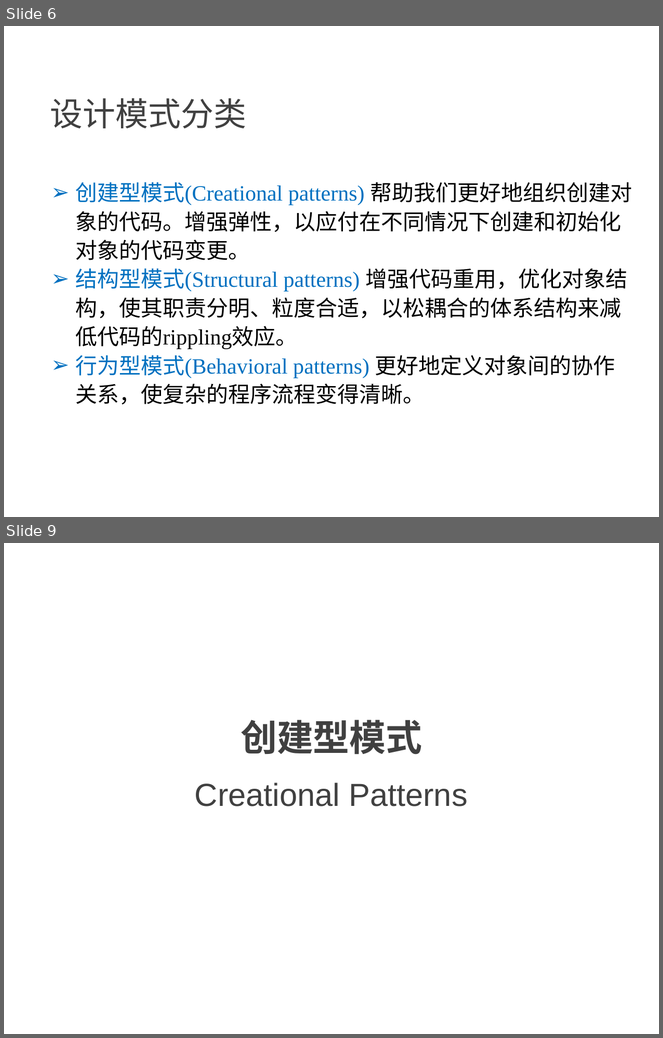
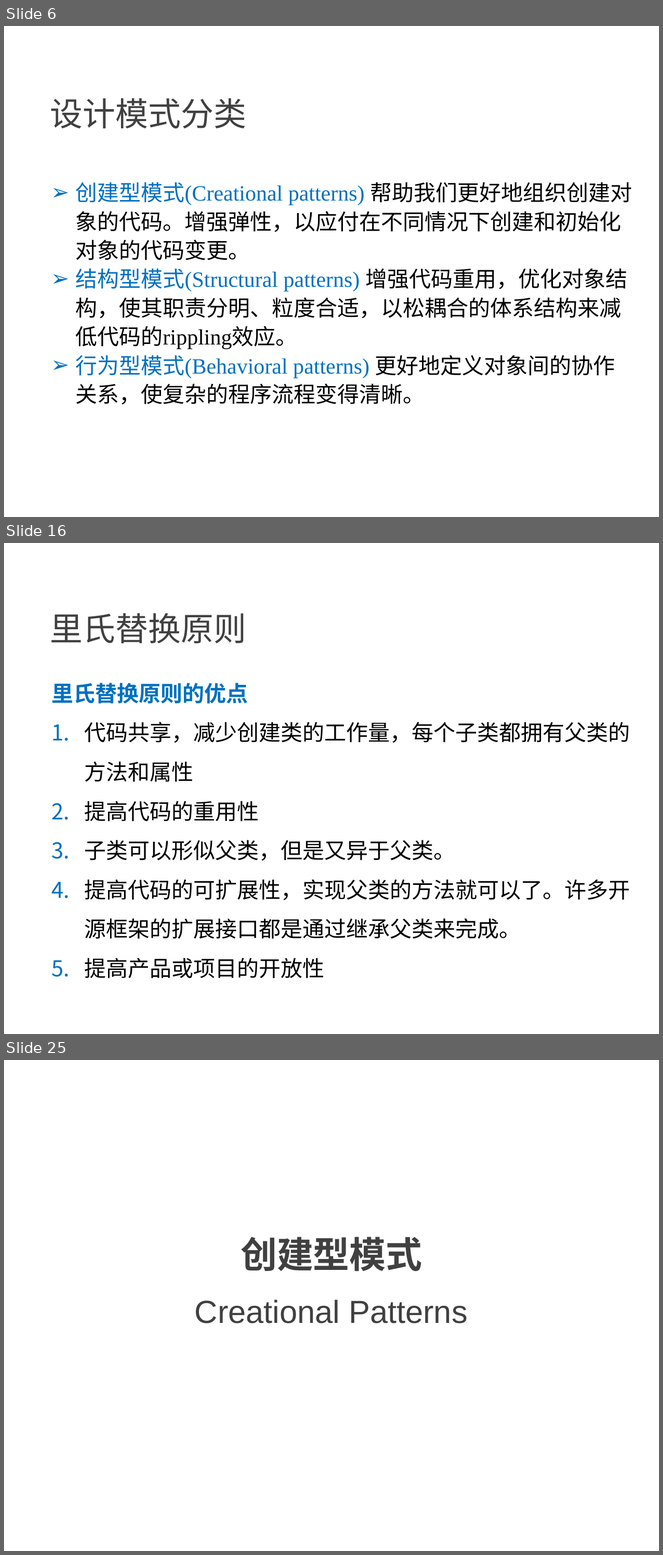
Before and after one commit to NewGr8Player/My-PPT, a slide deck: Design pattern/23种设计模式详解.pptx. Shown one above the other, each under a label of ours: slides 6 and 9 before the commit, slides 6, 16 and 25 after it; the slides between them are not shown. The pictures are 663x1038 and 663x1555 pixels, drawn with LibreOffice and Linux fonts; fonts in the diff are those of the drawing. Boxes give left, top, right and bottom in pixels: in the first picture for what was removed or moved away, otherwise in the second. Text is boxed around its words. In the diff, an @@ line names an element or a change of style, - is before the commit and + after.

Commit message:
修改PPT，增加里氏替换原则内容

```diff
--- a/Design pattern/23种设计模式详解.pptx
+++ b/Design pattern/23种设计模式详解.pptx
@@ slide 16 added at box(4, 543, 659, 1034), background #FFFFFF @@
@@ text added at box(50, 613, 246, 643), 36 pt, text #404040 @@
+里氏替换原则
@@ text added at box(51, 683, 630, 979), 24 pt, text #000000 @@
+里氏替换原则的优点
+1. 代码共享，减少创建类的工作量，每个子类都拥有父类的方法和属性
+2. 提高代码的重用性
+3. 子类可以形似父类，但是又异于父类。
+4. 提高代码的可扩展性，实现父类的方法就可以了。许多开源框架的扩展接口都是通过继承父类来完成。
+5. 提高产品或项目的开放性
@@ what was slide 9 is now slide 25 @@
```
Also in this commit, not shown: 3 slides changed, 15 other slides added, 2 other files.
